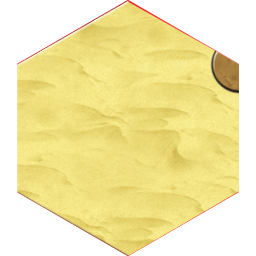
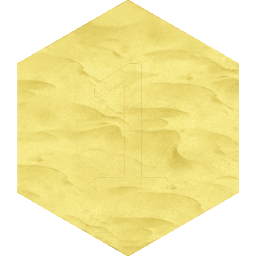
Layers edited between the first and the second 256×256 image:
painted on "Layer 1" over [17, 0, 239, 256]
